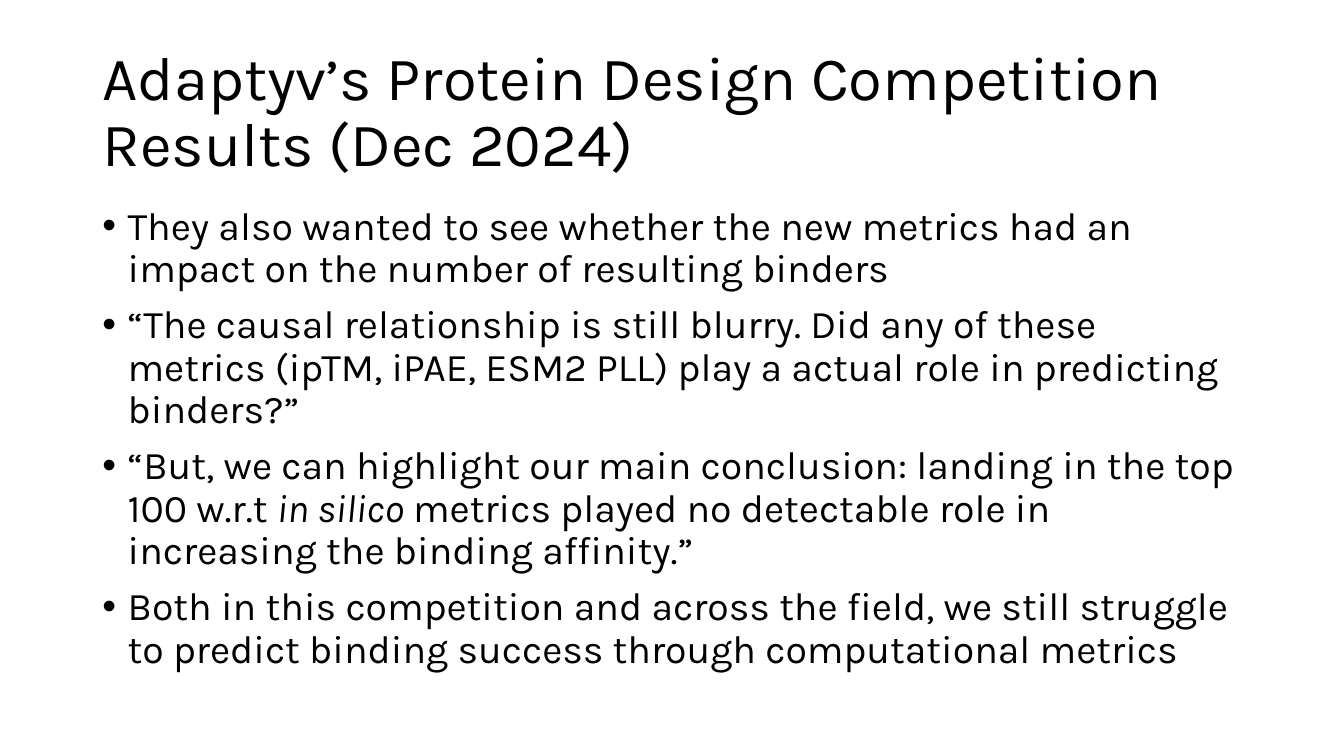
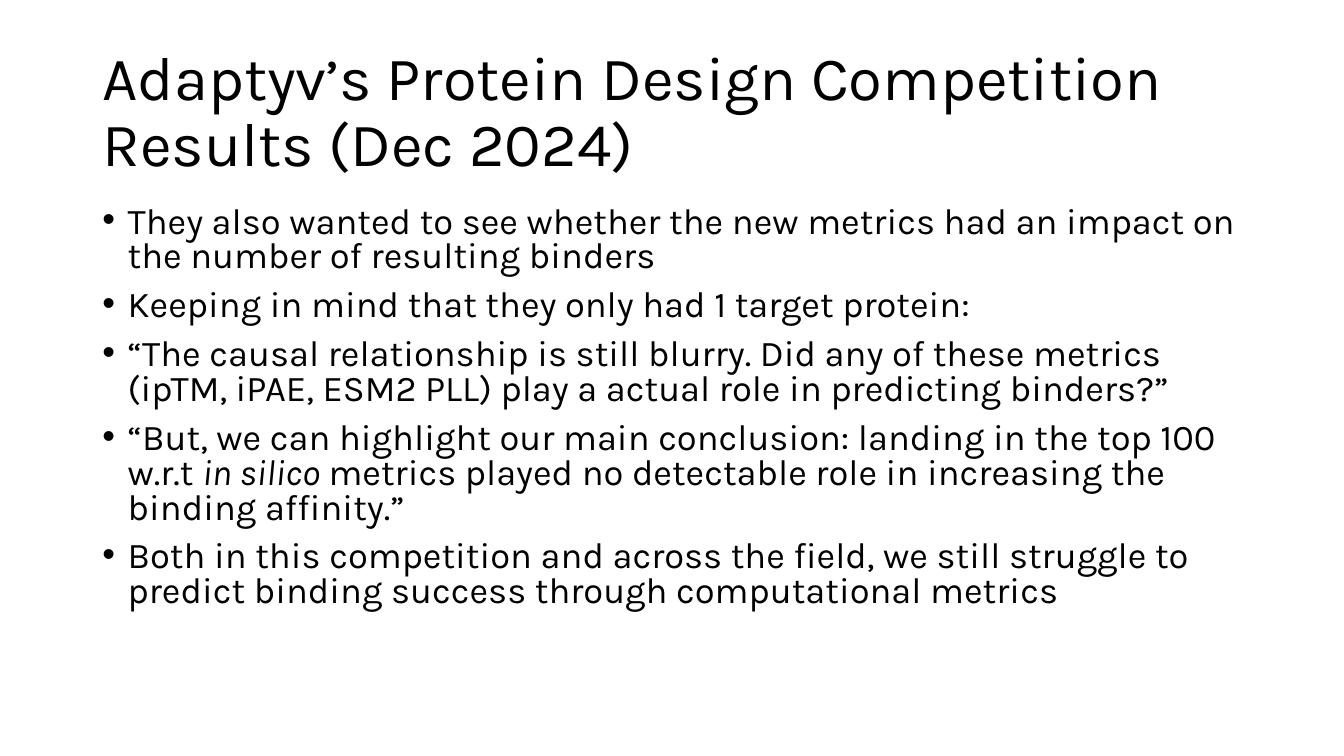
Before and after one commit to kaylertee/ActiveTargeting, a slide deck: slide 40 of Presentations/13 Feb 2026 AlphaFold Confidence Metrics.pptx. Drawn at 1344x756 pixels with LibreOffice and Linux fonts; fonts in the diff are those of the drawing. Boxes give left, top, right and bottom in pixels: in the first picture for what was removed or moved away, otherwise in the second. Text is boxed around its words. In the diff, an @@ line names an element or a change of style, - is before the commit and + after.

```diff
--- a/Presentations/13 Feb 2026 AlphaFold Confidence Metrics.pptx
+++ b/Presentations/13 Feb 2026 AlphaFold Confidence Metrics.pptx
@@ text at (128, 209, 1235, 612): size 28 to 25.9 pt; line spacing 0.9 to 0.8 @@
@@ text at (128, 292, 969, 326): paragraph added @@
+• Keeping in mind that they only had 1 target protein:
```
Also in this commit, not shown: 1 other slide changed, 1 slide added, 1 slide removed.
